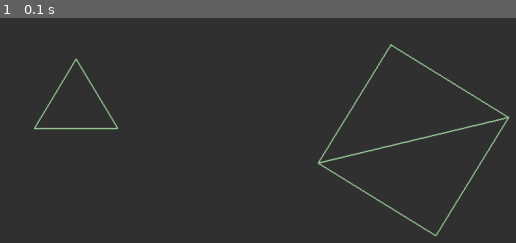
Above: before the commit, frame 1.
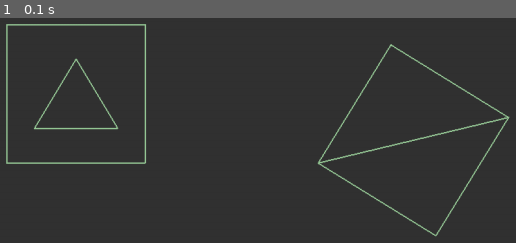
Above: after the commit, the same moment.

Repository: chebur5581/GraphicEngine_v1
Game: pygame game, started from 2D/main.py
Same seed, same stepped clock (60 frames per second), same inputs: the game is played once before the commit and once after it.
Inputs:
- Up to frame 1 (0.1 s): no input

The runs differ from the first frame. In frame 1, 1.0% of the frame differs, in the area x 1-29%, y 2-65%.

Commit message:
get object from file

Diff:
--- a/2D/world.py
+++ b/2D/world.py
@@ -18,6 +18,8 @@
                         np.array([(60, 50), (-60, 50), (0, -50)]),
                         np.array([((0, 1, 2))]))
 
+        self.plane = self.get_object_from_file('test.obj', 100, (200, 200))
+
     # функция квадрата
     def quad(self, pos, size=float or int, facets=np.array([((0, 1, 2)), ((0, 2, 3))])):
         vert = np.array([(0, 0), (size, 0), (size, size), (0, size)])
@@ -29,3 +31,15 @@
     def render_world(self):  # отрисовка всех объектов
         self.cube_1.render()
         self.figure_1.render()
+        self.plane.render()
+
+    def get_object_from_file(self, filename, size, pos):
+        vertex, faces = [], []
+        with open(filename) as f:
+            for line in f:
+                if line.startswith('v '):
+                    vertex.append([float(i) * size for i in line.split()[1:]] + [1])
+                elif line.startswith('f'):
+                    faces_ = line.split()[1:]
+                    faces.append([int(face_.split('/')[0]) - 1 for face_ in faces_])
+        return Object(vertex, faces, pos, self.screen)
Not shown, added: 2D/test.obj
